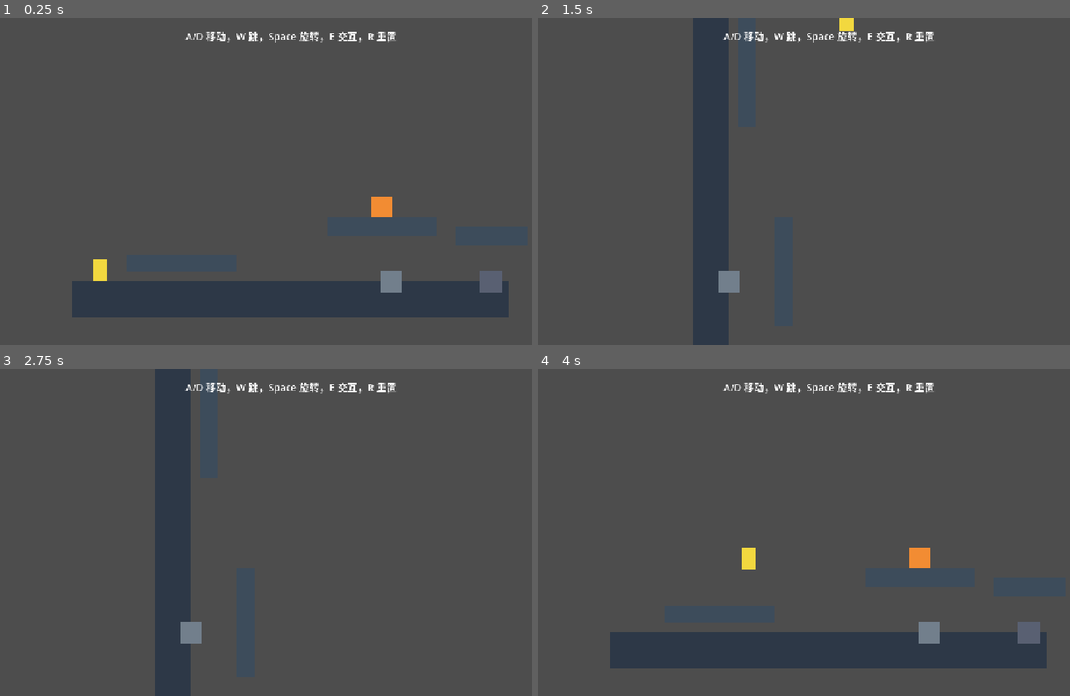
Above: before the commit, frames 1-4 (two rows, left to right).
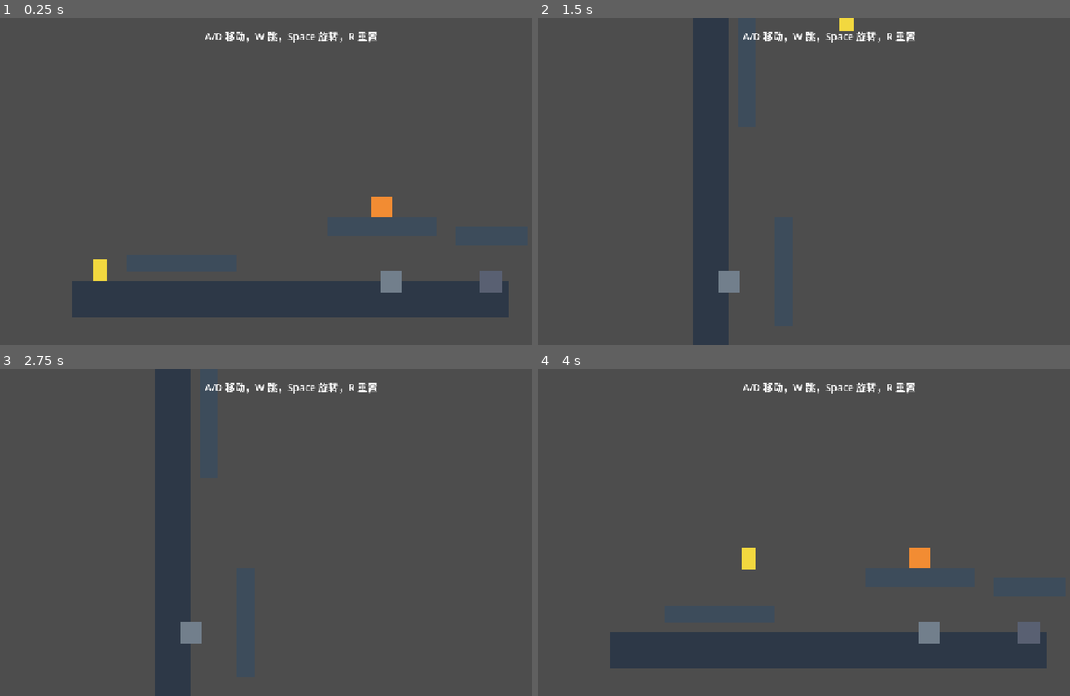
Above: after the commit, the same moments.

Repository: SilasSu114/panda-guard-protocol
Game: Godot game, scene res://scenes/main.tscn
Same seed, same stepped clock (60 frames per second), same inputs: the game is played once before the commit and once after it.
Inputs:
- Up to frame 1 (0.25 s): no input
- Up to frame 2 (1.5 s): tap Enter at 0.5 s; hold Space (rotate) 0.53-1.28 s; hold D (move_right) from 0.53 s (still down); tap W (jump) at 0.77 s; tap Space (rotate) at 1.35 s
- Up to frame 3 (2.75 s): tap W (jump) at 1.52 s; release D (move_right) at 2.03 s; hold A (move_left) from 2.03 s (still down); hold Space (rotate) from 2.03 s (still down)
- Up to frame 4 (4 s): tap R (reset) at 2.75 s; release A (move_left) at 2.78 s; release Space (rotate) at 2.78 s; hold D (move_right) from 2.78 s (still down); tap Space (rotate) at 2.85 s; tap W (jump) at 3.02, 3.77 s; hold Space (rotate) from 3.53 s (still down)

The runs differ from the first frame. In frame 1, 0.7% of the frame differs, in the area x 34-75%, y 4-8%; in frame 2, 0.7%; in frame 3, 0.7%; in frame 4, 0.7%.

Commit message:
Clarify on-screen controls

Diff:
--- a/scenes/main.tscn
+++ b/scenes/main.tscn
@@ -84,6 +84,6 @@
 offset_right = 1240.0
 offset_bottom = 60.0
 theme_override_font_sizes/font_size = 22
-text = "A/D 移动，W 跳，Space 旋转，E 交互，R 重置"
+text = "A/D 移动，W 跳，Space 旋转，R 重置"
 horizontal_alignment = 1
 vertical_alignment = 1
